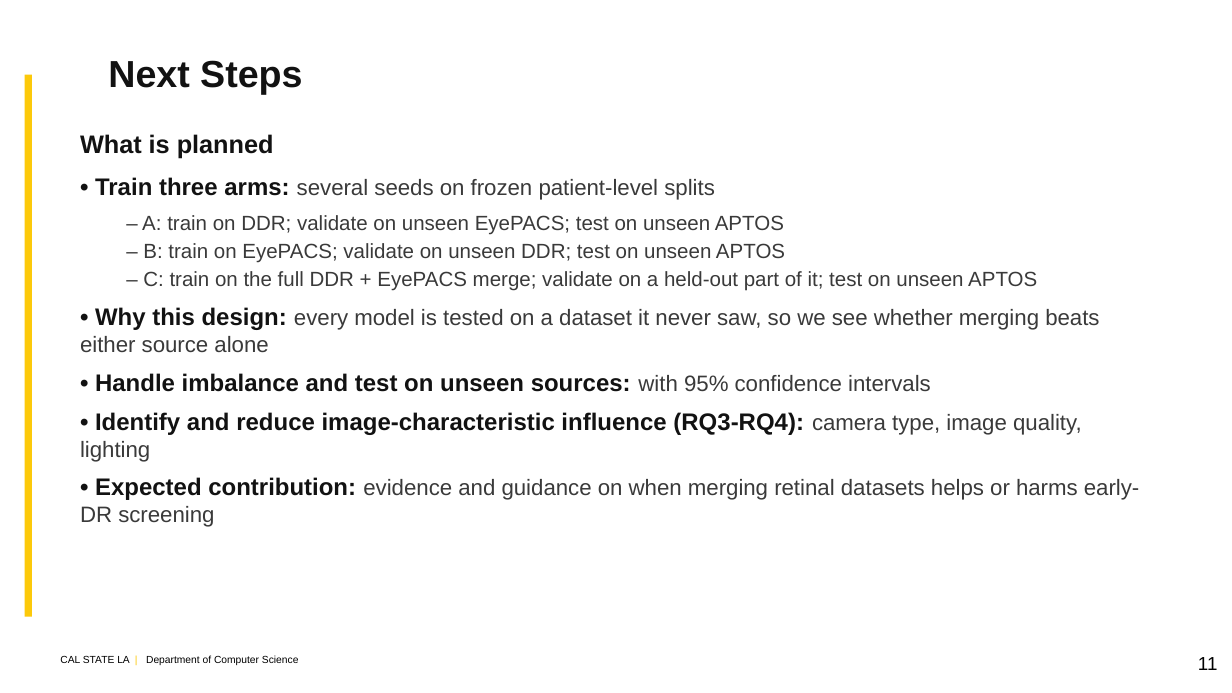
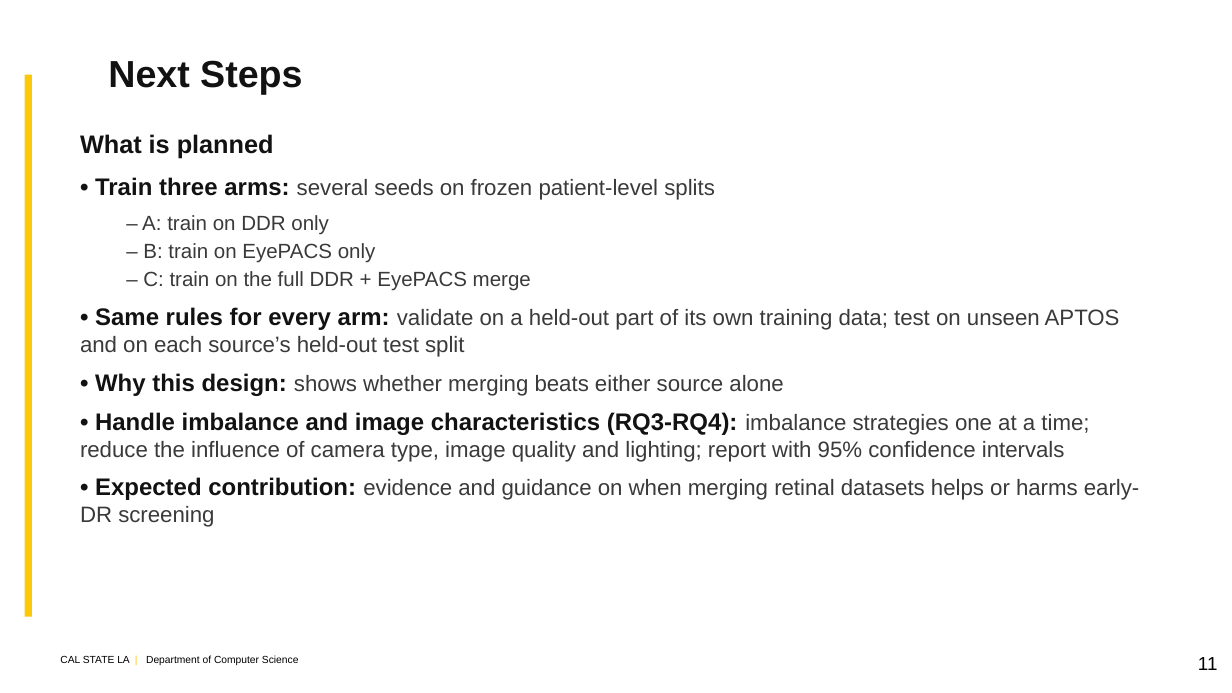
Before and after one commit to kazimab1/Early-DR, a slide deck: slide 11 of DR_Final_5min.pptx. Drawn at 1232x693 pixels with LibreOffice and Linux fonts; fonts in the diff are those of the drawing; background and template pictures are left out. Boxes give left, top, right and bottom in pixels: in the first picture for what was removed or moved away, otherwise in the second. Text is boxed around its words. In the diff, an @@ line names an element or a change of style, - is before the commit and + after.

```diff
--- a/DR_Final_5min.pptx
+++ b/DR_Final_5min.pptx
@@ text at box(80, 215, 1120, 462): text changed; size 12 to 13 pt @@
-– A: train on DDR; validate on unseen EyePACS; test on unseen APTOS
-– B: train on EyePACS; validate on unseen DDR; test on unseen APTOS
-– C: train on the full DDR + EyePACS merge; validate on a held-out part of it; test on unseen APTOS
-• Why this design: every model is tested on a dataset it never saw, so we see whether merging beats either source alone
-• Handle imbalance and test on unseen sources: with 95% confidence intervals
-• Identify and reduce image-characteristic influence (RQ3-RQ4): camera type, image quality, lighting
+– A: train on DDR only
+– B: train on EyePACS only
+– C: train on the full DDR + EyePACS merge
+• Same rules for every arm: validate on a held-out part of its own training data; test on unseen APTOS and on each source’s held-out test split
+• Why this design: shows whether merging beats either source alone
+• Handle imbalance and image characteristics (RQ3-RQ4): imbalance strategies one at a time; reduce the influence of camera type, image quality and lighting; report with 95% confidence intervals
```
Also in this commit, not shown: 8 other files.
